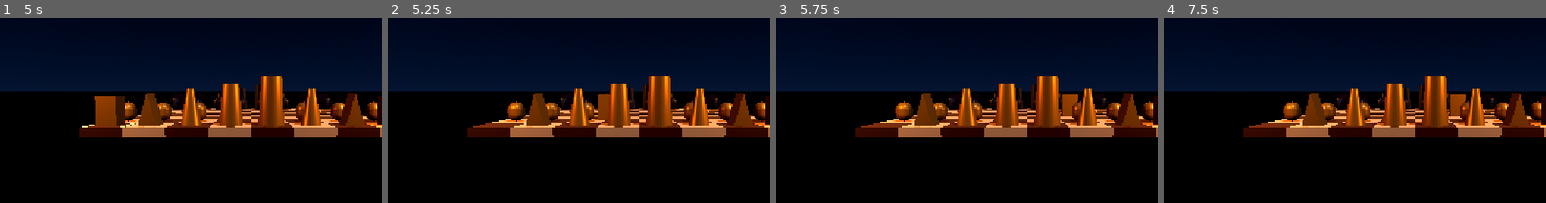
Above: before the commit, frames 1-4 (left to right).
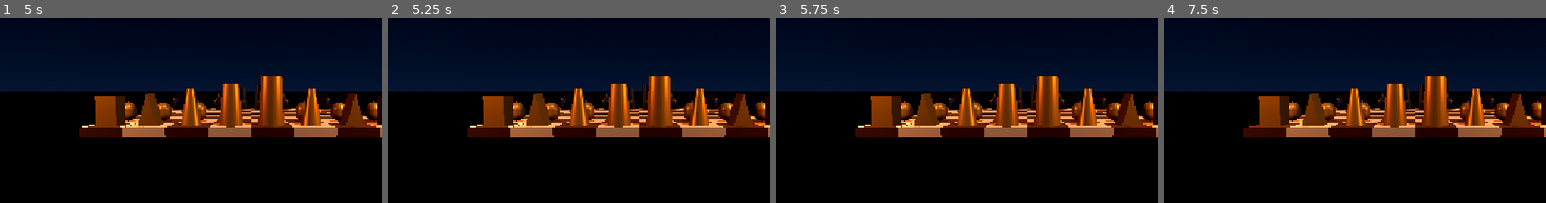
Above: after the commit, the same moments.

Repository: JavaneseIvankov/nusantara-chess
Game: Godot game, scene res://main/main.tscn
The game is run twice, just before and just after one commit, with the same random seed, the same clock (stepped at 60 frames per second) and the same inputs.
Inputs (mouse positions are % of the whole screen's width and height, from its top left):
- Up to frame 1 (5 s): tap Enter at 0.5, 2, 3.5 s; move the mouse to (72, 36) at 0.52 s; click (72, 36) at 0.67 s; tap Space at 1.25, 2.75, 4.25 s; move the mouse to (30, 48) at 1.27 s; click (30, 48) at 1.42 s; move the mouse to (60, 16) at 2.02 s; click (60, 16) at 2.17 s; move the mouse to (45, 65) at 2.77 s; click (45, 65) at 2.92 s; move the mouse to (80, 59) at 3.52 s; click (80, 59) at 3.67 s; move the mouse to (20, 25) at 4.27 s; click (20, 25) at 4.42 s
- Up to frame 2 (5.25 s): move the mouse to (55, 42) at 5.02 s; click (55, 42) at 5.17 s
- Up to frame 3 (5.75 s): no input
- Up to frame 4 (7.5 s): move the mouse to (35, 13) at 5.77 s; click (35, 13) at 5.92 s; move the mouse to (72, 36) at 6.52 s; click (72, 36) at 6.67 s; move the mouse to (30, 48) at 7.27 s; click (30, 48) at 7.42 s
The pictures show only the part of the screen within x 17-67%, y 16-66%; the shares and areas given below are measured in that part.

Frame 1 is identical in both runs. In frame 2, 1.6% of the frame differs, in the area x 21-59%, y 41-60%; in frame 3, 1.6%, in the area x 21-79%, y 41-60%; in frame 4, 1.6%.

Commit message:
feat(rules): implement turn management, valid move validation, and glowing move indicators
- Enforce alternating turns between Gold and Obsidian factions

- Implement legal movement rules for Pawn, Rook, Knight, Bishop, Queen, and King

- Render glowing gold and crimson torus markers for valid moves and captures

- Add king capture game-over detection and signals

Diff:
--- a/scripts/board/chess_board.gd
+++ b/scripts/board/chess_board.gd
@@ -1,4 +1,7 @@
 extends Node3D
+
+signal turn_changed(new_faction: ChessPiece.Faction)
+signal game_over(winner_faction: ChessPiece.Faction)
 
 @export var tile_size: float = 1.0
 @export var tile_height: float = 0.2
@@ -10,16 +13,23 @@
 var light_material: StandardMaterial3D
 var dark_material: StandardMaterial3D
 var selection_highlight: Node3D
+var valid_moves_container: Node3D
+
+var current_turn: ChessPiece.Faction = ChessPiece.Faction.GOLD
+var is_game_over: bool = false
 
 var selected_grid: Vector2i = Vector2i(-1, -1)
 var selected_piece: ChessPiece = null
-var board_state: Dictionary = {} # Menyimpan pemetaan Vector2i -> ChessPiece
+var valid_moves: Array[Vector2i] = []
+var board_state: Dictionary = {} # Vector2i -> ChessPiece
 
 func _ready() -> void:
 	_setup_materials()
 	_generate_board()
 	_create_highlight_frame()
+	_create_valid_moves_container()
 	_spawn_initial_pieces()
+	print("=== GILIRAN: FAKSI EMAS (GOLD) ===")
 
 func _setup_materials() -> void:
 	light_material = StandardMaterial3D.new()
@@ -92,6 +102,11 @@
 		selection_highlight.add_child(bar)
 
 	add_child(selection_highlight)
+
+func _create_valid_moves_container() -> void:
+	valid_moves_container = Node3D.new()
+	valid_moves_container.name = "ValidMovesContainer"
+	add_child(valid_moves_container)
 
 func _spawn_initial_pieces() -> void:
 	var back_rank := [
@@ -106,11 +121,9 @@
 	]
 
 	for col in range(8):
-		# Faksi Gelap (Obsidian) di baris atas (row 0 & 1)
 		_spawn_piece(back_rank[col], ChessPiece.Faction.OBSIDIAN, Vector2i(col, 0))
 		_spawn_piece(ChessPiece.PieceType.PAWN, ChessPiece.Faction.OBSIDIAN, Vector2i(col, 1))
 
-		# Faksi Terang (Emas Nusantara) di baris bawah (row 6 & 7)
 		_spawn_piece(ChessPiece.PieceType.PAWN, ChessPiece.Faction.GOLD, Vector2i(col, 6))
 		_spawn_piece(back_rank[col], ChessPiece.Faction.GOLD, Vector2i(col, 7))
 
@@ -121,6 +134,8 @@
 	board_state[grid_pos] = piece
 
 func _unhandled_input(event: InputEvent) -> void:
+	if is_game_over:
+		return
 	if event is InputEventMouseButton and event.button_index == MOUSE_BUTTON_LEFT and event.pressed:
 		_raycast_board(event.position)
 
@@ -143,25 +158,30 @@
 func _handle_tile_click(clicked_grid: Vector2i) -> void:
 	var clicked_piece: ChessPiece = board_state.get(clicked_grid, null)
 
-	# Kasus 1: Sudah ada bidak terpilih sebelumnya
+	# Jika sudah ada bidak terpilih
 	if selected_piece != null:
-		# Jika klik petak yang sama -> batalkan pilihan
 		if clicked_grid == selected_grid:
 			_clear_selection()
 			return
 
-		# Jika klik bidak lain milik faksi yang sama -> ganti pilihan ke bidak itu
-		if clicked_piece != null and clicked_piece.faction == selected_piece.faction:
+		# Ganti pilihan jika mengklik bidak lain milik faksi yang sedang mendapat giliran
+		if clicked_piece != null and clicked_piece.faction == current_turn:
 			_select_piece(clicked_grid, clicked_piece)
 			return
 
-		# Jika klik petak kosong atau bidak lawan -> pindahkan bidak terpilih ke sana!
-		_move_selected_piece(clicked_grid, clicked_piece)
+		# Cek apakah petak tujuan termasuk dalam daftar langkah sah
+		if clicked_grid in valid_moves:
+			_move_selected_piece(clicked_grid, clicked_piece)
+		else:
+			print("Langkah tidak sah untuk bidak ini!")
 		return
 
-	# Kasus 2: Belum ada bidak terpilih, dan petak yang diklik ada bidaknya
+	# Hanya boleh memilih bidak milik faksi yang sedang mendapat giliran
 	if clicked_piece != null:
-		_select_piece(clicked_grid, clicked_piece)
+		if clicked_piece.faction == current_turn:
+			_select_piece(clicked_grid, clicked_piece)
+		else:
+			print("Bukan giliran faksi ini!")
 
 func _select_piece(grid_pos: Vector2i, piece: ChessPiece) -> void:
 	selected_grid = grid_pos
@@ -169,23 +189,170 @@
 	selection_highlight.position = grid_to_world(grid_pos)
 	selection_highlight.visible = true
 
+	valid_moves = _get_valid_moves(piece)
+	_render_valid_move_markers()
+
 func _clear_selection() -> void:
 	selected_grid = Vector2i(-1, -1)
 	selected_piece = null
+	valid_moves.clear()
 	selection_highlight.visible = false
+	_clear_valid_move_markers()
+
+func _render_valid_move_markers() -> void:
+	_clear_valid_move_markers()
+
+	for move_pos in valid_moves:
+		var marker := MeshInstance3D.new()
+		var torus := TorusMesh.new()
+		torus.inner_radius = 0.22
+		torus.outer_radius = 0.30
+		marker.mesh = torus
+		marker.scale = Vector3(1.0, 0.25, 1.0)
+		marker.position = grid_to_world(move_pos) + Vector3(0, 0.015, 0)
+
+		var mat := StandardMaterial3D.new()
+		var is_capture: bool = board_state.has(move_pos)
+		if is_capture:
+			mat.albedo_color = Color(1.0, 0.25, 0.2) # Merah menyala jika memakan lawan
+			mat.emission = Color(1.0, 0.2, 0.15)
+		else:
+			mat.albedo_color = Color(1.0, 0.85, 0.35) # Emas lembut untuk petak kosong
+			mat.emission = Color(1.0, 0.78, 0.25)
+
+		mat.emission_enabled = true
+		mat.emission_energy_multiplier = 2.0
+		marker.material_override = mat
+
+		valid_moves_container.add_child(marker)
+
+func _clear_valid_move_markers() -> void:
+	for child in valid_moves_container.get_children():
+		child.queue_free()
 
 func _move_selected_piece(target_grid: Vector2i, captured_piece: ChessPiece) -> void:
-	# Hapus bidak lawan jika ada di petak tujuan
+	var king_captured: bool = false
+
 	if captured_piece != null:
+		if captured_piece.type == ChessPiece.PieceType.KING:
+			king_captured = true
 		captured_piece.queue_free()
 
-	# Perbarui data grid
 	board_state.erase(selected_grid)
 	board_state[target_grid] = selected_piece
 
-	# Jalankan animasi meluncur ke petak tujuan
 	selected_piece.move_to(target_grid, grid_to_world(target_grid))
 	_clear_selection()
+
+	if king_captured:
+		is_game_over = true
+		var winner_name := "FAKSI EMAS (GOLD)" if current_turn == ChessPiece.Faction.GOLD else "FAKSI OBSIDIAN"
+		print("=== PERTANDINGAN SELESAI! PEMENANG: ", winner_name, " ===")
+		game_over.emit(current_turn)
+		return
+
+	_switch_turn()
+
+func _switch_turn() -> void:
+	if current_turn == ChessPiece.Faction.GOLD:
+		current_turn = ChessPiece.Faction.OBSIDIAN
+		print("=== GILIRAN: FAKSI OBSIDIAN ===")
+	else:
+		current_turn = ChessPiece.Faction.GOLD
+		print("=== GILIRAN: FAKSI EMAS (GOLD) ===")
+	turn_changed.emit(current_turn)
+
+# ==============================================================================
+# LOGIKA ATURAN GERAK BIDAK CATUR
+# ==============================================================================
+func _get_valid_moves(piece: ChessPiece) -> Array[Vector2i]:
+	var moves: Array[Vector2i] = []
+	var pos := piece.grid_pos
+
+	match piece.type:
+		ChessPiece.PieceType.PAWN:
+			var dir: int = -1 if piece.faction == ChessPiece.Faction.GOLD else 1
+			var start_row: int = 6 if piece.faction == ChessPiece.Faction.GOLD else 1
+
+			# Maju 1 langkah
+			var one_step := Vector2i(pos.x, pos.y + dir)
+			if _is_inside_board(one_step) and not board_state.has(one_step):
+				moves.append(one_step)
+				# Maju 2 langkah dari baris awal
+				var two_step := Vector2i(pos.x, pos.y + (dir * 2))
+				if pos.y == start_row and not board_state.has(two_step):
+					moves.append(two_step)
+
+			# Makan serong kiri & kanan
+			for dx in [-1, 1]:
+				var diag := Vector2i(pos.x + dx, pos.y + dir)
+				if _is_inside_board(diag) and board_state.has(diag):
+					var target: ChessPiece = board_state[diag]
+					if target.faction != piece.faction:
+						moves.append(diag)
+
+		ChessPiece.PieceType.ROOK:
+			moves.append_array(_get_sliding_moves(piece, [
+				Vector2i(1, 0), Vector2i(-1, 0), Vector2i(0, 1), Vector2i(0, -1)
+			]))
+
+		ChessPiece.PieceType.BISHOP:
+			moves.append_array(_get_sliding_moves(piece, [
+				Vector2i(1, 1), Vector2i(1, -1), Vector2i(-1, 1), Vector2i(-1, -1)
+			]))
+
+		ChessPiece.PieceType.QUEEN:
+			moves.append_array(_get_sliding_moves(piece, [
+				Vector2i(1, 0), Vector2i(-1, 0), Vector2i(0, 1), Vector2i(0, -1),
+				Vector2i(1, 1), Vector2i(1, -1), Vector2i(-1, 1), Vector2i(-1, -1)
+			]))
+
+		ChessPiece.PieceType.KNIGHT:
+			var jumps: Array[Vector2i] = [
+				Vector2i(1, 2), Vector2i(2, 1), Vector2i(2, -1), Vector2i(1, -2),
+				Vector2i(-1, -2), Vector2i(-2, -1), Vector2i(-2, 1), Vector2i(-1, 2)
+			]
+			for j in jumps:
+				var target_pos: Vector2i = pos + j
+				if _can_land_on(piece, target_pos):
+					moves.append(target_pos)
+
+		ChessPiece.PieceType.KING:
+			for dx in [-1, 0, 1]:
+				for dy in [-1, 0, 1]:
+					if dx == 0 and dy == 0:
+						continue
+					var target_pos := pos + Vector2i(dx, dy)
+					if _can_land_on(piece, target_pos):
+						moves.append(target_pos)
+
+	return moves
+
+func _get_sliding_moves(piece: ChessPiece, directions: Array[Vector2i]) -> Array[Vector2i]:
+	var moves: Array[Vector2i] = []
+	for dir in directions:
+		var current := piece.grid_pos + dir
+		while _is_inside_board(current):
+			if not board_state.has(current):
+				moves.append(current)
+			else:
+				var occupant: ChessPiece = board_state[current]
+				if occupant.faction != piece.faction:
+					moves.append(current)
+				break
+			current += dir
+	return moves
+
+func _can_land_on(piece: ChessPiece, target_pos: Vector2i) -> bool:
+	if not _is_inside_board(target_pos):
+		return false
+	if not board_state.has(target_pos):
+		return true
+	var occupant: ChessPiece = board_state[target_pos]
+	return occupant.faction != piece.faction
+
+func _is_inside_board(pos: Vector2i) -> bool:
+	return pos.x >= 0 and pos.x < 8 and pos.y >= 0 and pos.y < 8
 
 func grid_to_world(grid_pos: Vector2i) -> Vector3:
 	var offset: float = (8.0 * tile_size) / 2.0 - (tile_size / 2.0)
